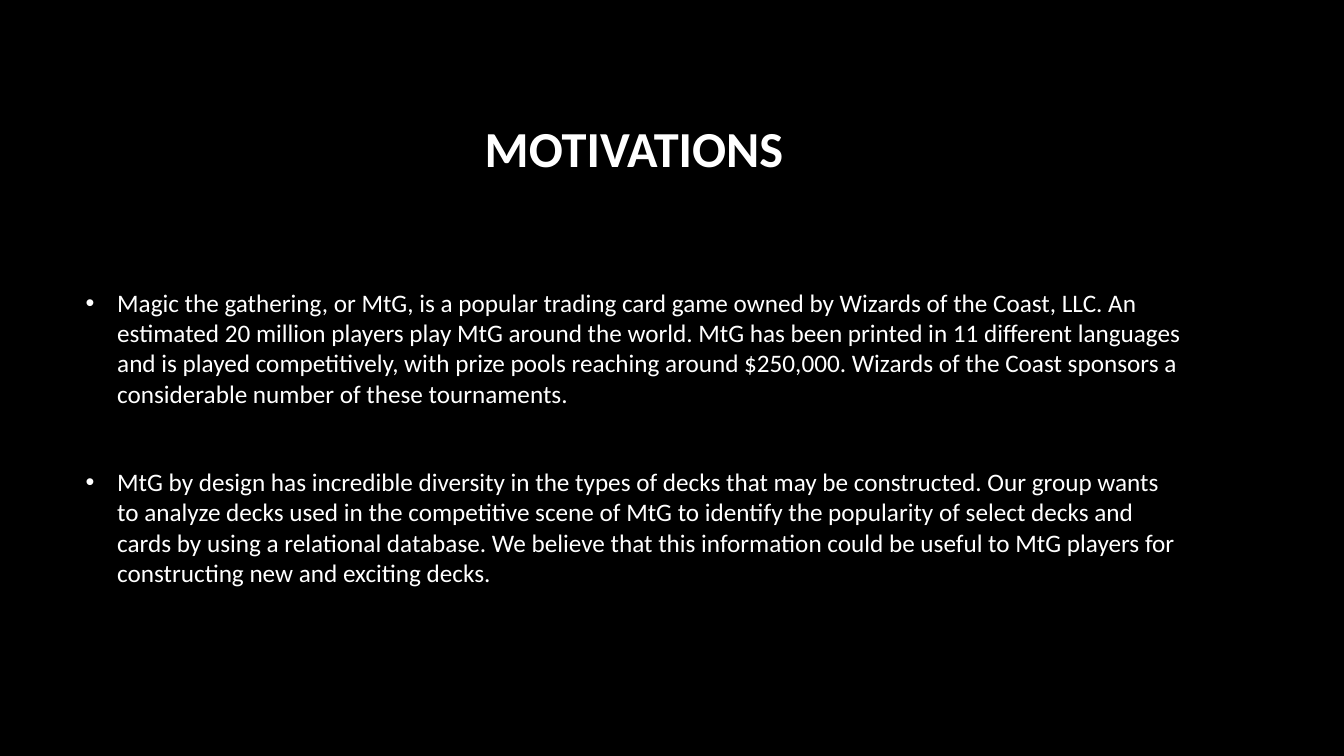
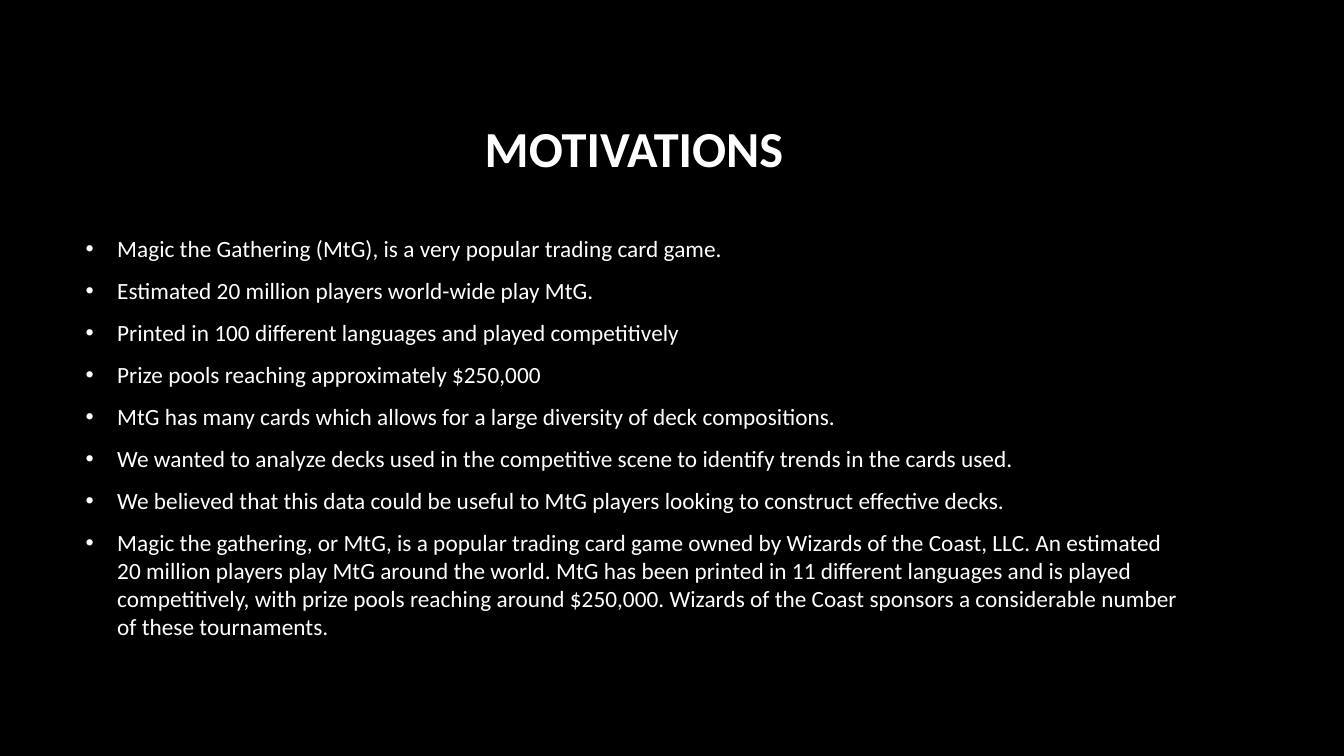
Before and after one commit to jedibob5/CSC4402DBProject, a slide deck: slide 2 of project/presentation/Databases project.pptx. Drawn at 1344x756 pixels with LibreOffice and Linux fonts; fonts in the diff are those of the drawing; background and template pictures are left out. Boxes give left, top, right and bottom in pixels: in the first picture for what was removed or moved away, otherwise in the second. Text is boxed around its words. In the diff, an @@ line names an element or a change of style, - is before the commit and + after.

```diff
--- a/project/presentation/Databases project.pptx
+++ b/project/presentation/Databases project.pptx
@@ text at (117, 240, 1012, 513): paragraphs added @@
+• Magic the Gathering (MtG), is a very popular trading card game.
+• Estimated 20 million players world-wide play MtG.
+• Printed in 100 different languages and played competitively
+• Prize pools reaching approximately $250,000
+• MtG has many cards which allows for a large diversity of deck compositions.
+• We wanted to analyze decks used in the competitive scene to identify trends in the cards used.
+• We believed that this data could be useful to MtG players looking to construct effective decks.
@@ text at (117, 473, 1174, 587): paragraph removed @@
-• MtG by design has incredible diversity in the types of decks that may be constructed. Our group wants to analyze decks used in the competitive scene of MtG to identify the popularity of select decks and cards by using a relational database. We believe that this information could be useful to MtG players for constructing new and exciting decks.
@@ text at (117, 535, 1176, 635): size 18 to 16.6 pt in "Magic the gathering, or MtG, is a ..." @@
```
Also in this commit, not shown: 3 other slides changed.
